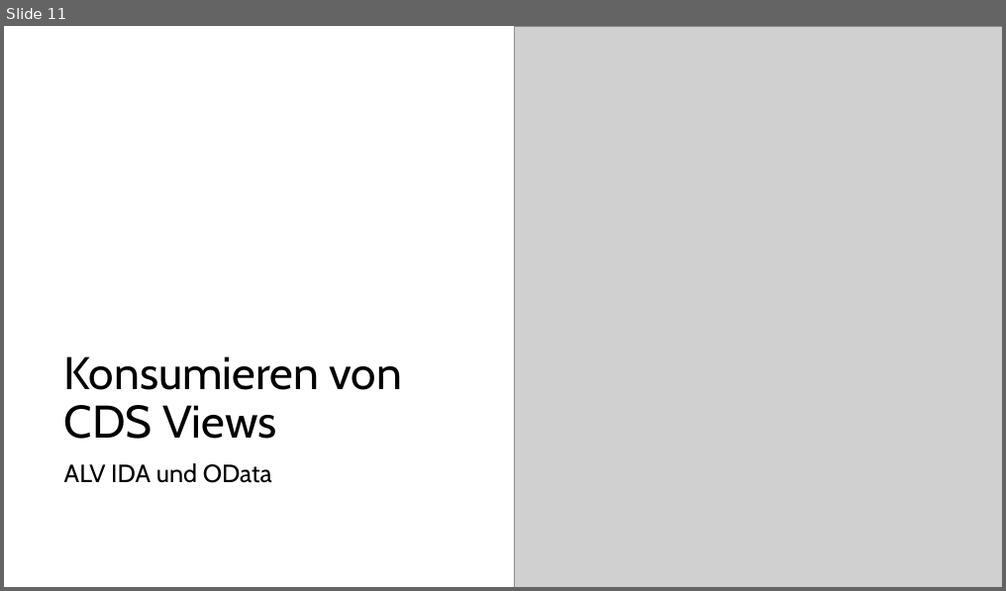
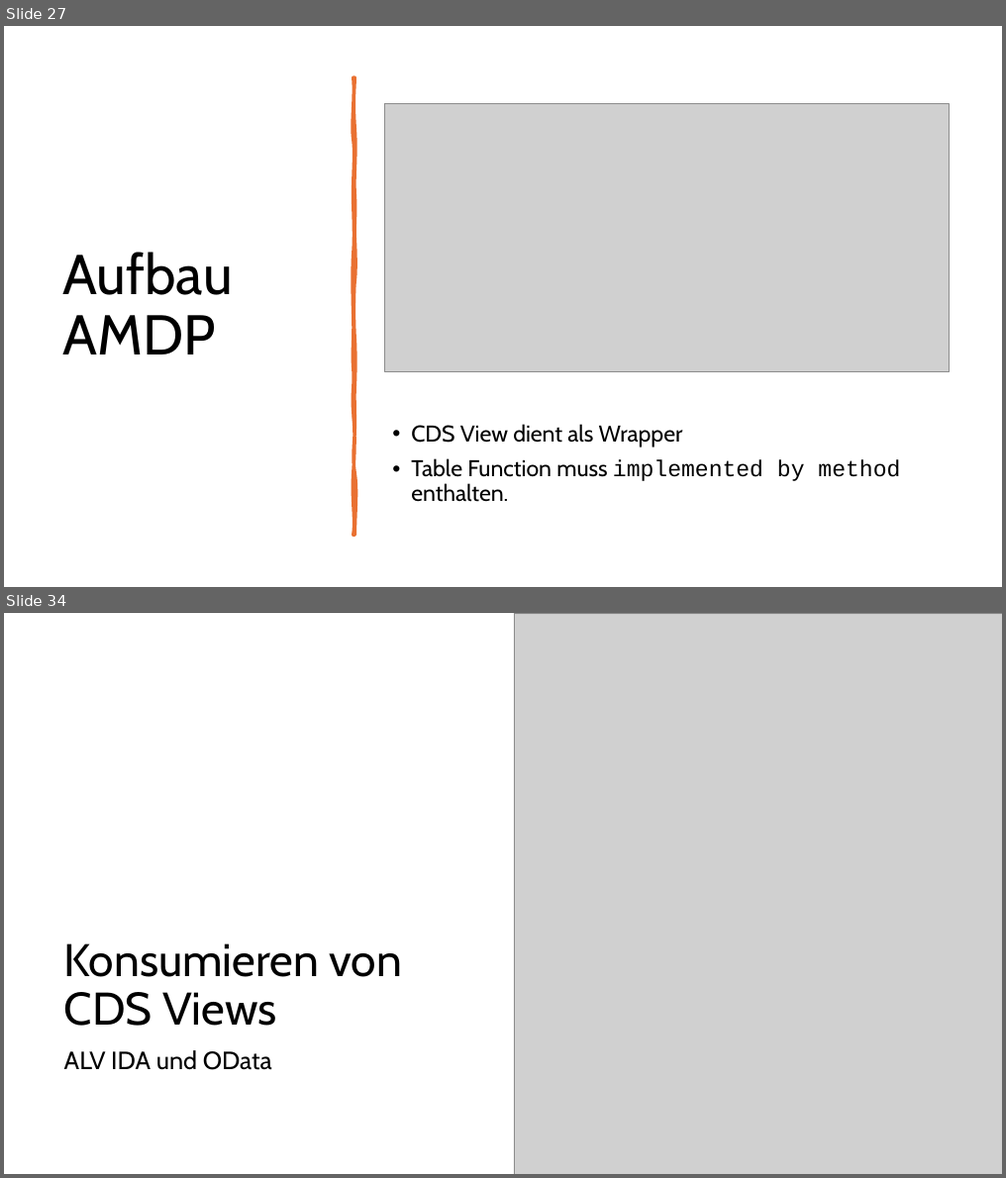
Before and after one commit to DevelopmentBvise/Schulung, a slide deck: CDS presentation/Tag2_Data Modeling with Core Data Services.pptx. Shown one above the other, each under a label of ours: slide 11 before the commit, slides 27 and 34 after it; the slides between them are not shown. The pictures are 1006x591 and 1006x1178 pixels, drawn with LibreOffice and Linux fonts; fonts in the diff are those of the drawing; grey boxes stand for pictures. Boxes give left, top, right and bottom in pixels: in the first picture for what was removed or moved away, otherwise in the second. Text is boxed around its words. In the diff, an @@ line names an element or a change of style, - is before the commit and + after.

```diff
--- a/CDS presentation/Tag2_Data Modeling with Core Data Services.pptx
+++ b/CDS presentation/Tag2_Data Modeling with Core Data Services.pptx
@@ slide 27 added at box(4, 26, 1002, 587), background #FFFFFF @@
@@ freeform shape added at box(353, 77, 355, 535), fill #E97132, outline #E97132 3.25 pt @@
@@ picture added at box(385, 104, 949, 372) @@
@@ title added at box(63, 252, 233, 355), 54 pt, text #000000 @@
+Aufbau AMDP
@@ text added at box(411, 424, 900, 502), 22 pt, text #000000 @@
+• CDS View dient als Wrapper
+• Table Function muss implemented by method enthalten.
@@ what was slide 11 is now slide 34 @@
```
Also in this commit, not shown: 1 slide changed, 28 other slides added, 4 slides removed, 4 other files.
